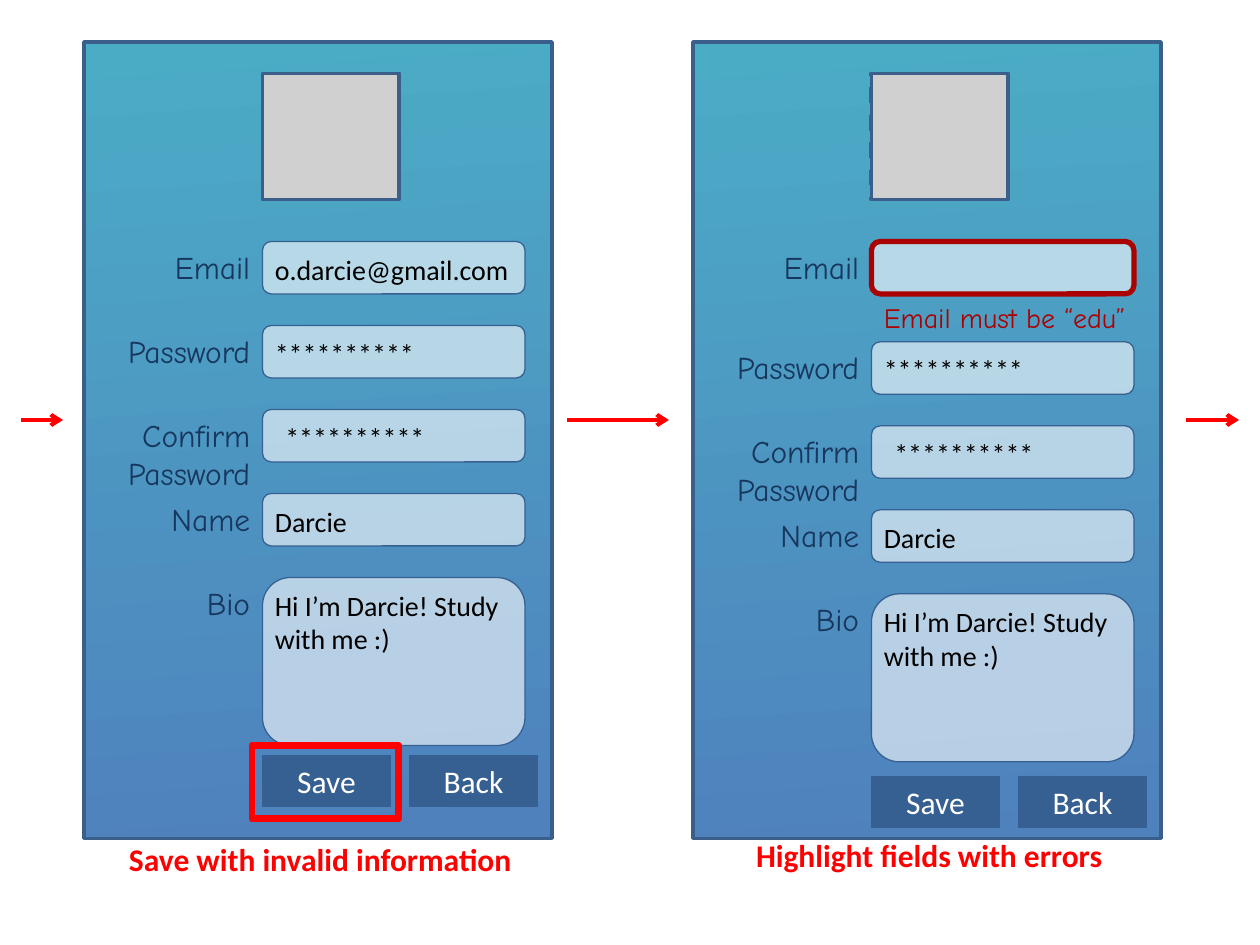
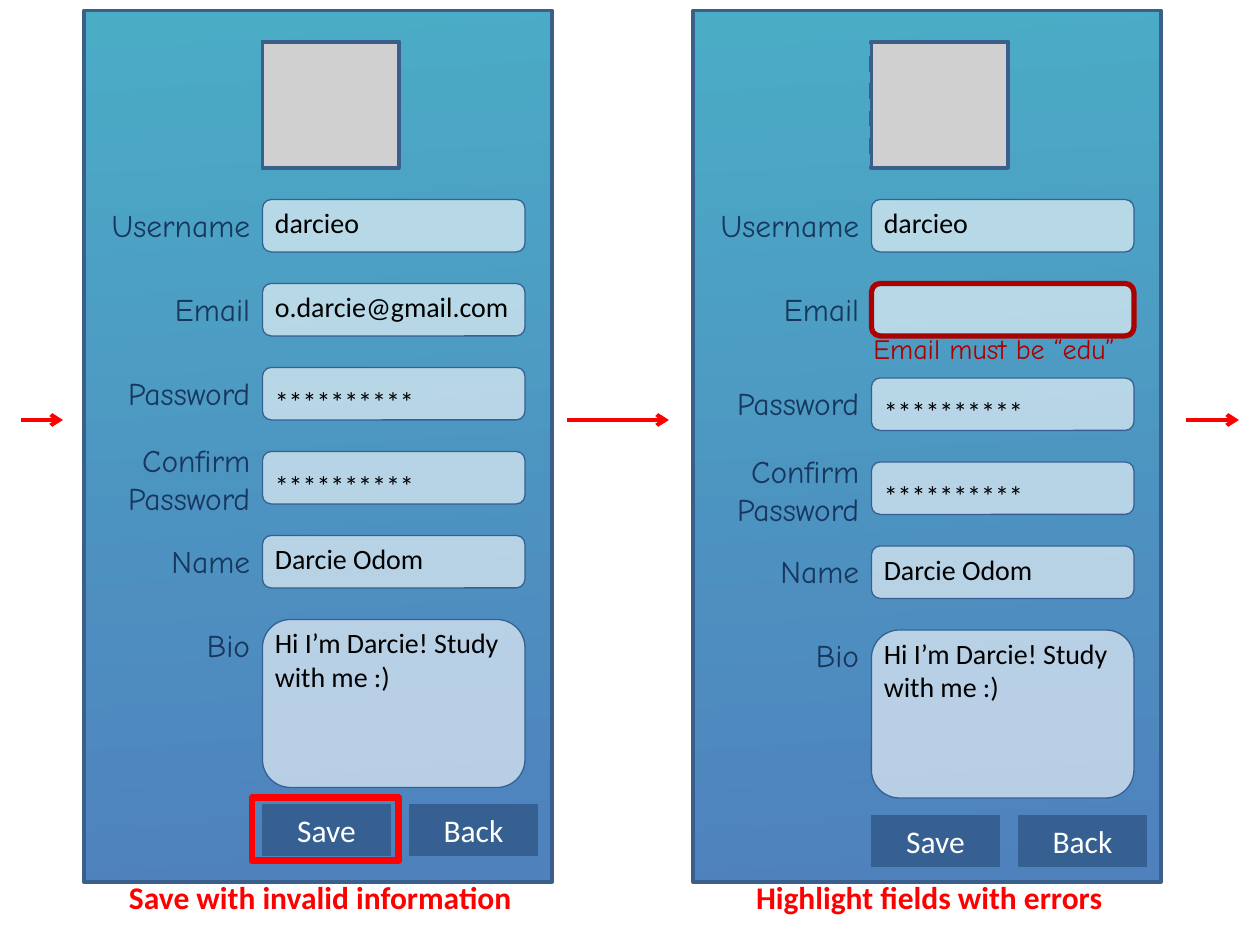
Before and after one commit to Cjreynol-zz/Study-Bear, a slide deck: slide 2 of docs/mock-ups/Mock-ups.pptx. Drawn at 1260x945 pixels with LibreOffice and Linux fonts; fonts in the diff are those of the drawing; grey boxes stand for pictures. Boxes give left, top, right and bottom in pixels: in the first picture for what was removed or moved away, otherwise in the second. Text is boxed around its words. In the diff, an @@ line names an element or a change of style, - is before the commit and + after.

```diff
--- a/docs/mock-ups/Mock-ups.pptx
+++ b/docs/mock-ups/Mock-ups.pptx
@@ rectangle: place and size @@
-rectangle at [84,42,553,838]
+rectangle at [84,10,553,882]
@@ rectangle: place and size @@
-rectangle at [693,42,1162,838]
+rectangle at [693,10,1162,882]
@@ 2 pictures, 2 rectangles: place and size @@
-2 pictures, 2 rectangles at [262,73,1008,199]
+2 pictures, 2 rectangles at [262,42,1008,168]
@@ rounded rectangle added at [262,199,524,252], fill #FFFFFF at 60% opacity, outline #376092 0.75 pt @@
@@ rounded rectangle added at [872,199,1134,252], fill #FFFFFF at 60% opacity, outline #376092 0.75 pt @@
@@ text added at [112,216,251,237], 18 pt, text #17375E @@
+Username
@@ text added at [275,213,359,234], 16 pt, text #000000 @@
+darcieo
@@ text added at [721,216,860,237], 18 pt, text #17375E @@
+Username
@@ text added at [884,213,968,233], 16 pt, text #000000 @@
+darcieo
@@ text "Email must be “edu”" rewrapped from [884,308,1125,329] to [873,335,1115,360] @@
@@ rounded rectangle: place and size @@
-rounded rectangle at [262,410,524,462]
+rounded rectangle at [262,368,524,421]
@@ text "**********": place and size @@
-text "**********" at [273,415,525,461]
+text "**********" at [262,378,514,425]
@@ 7 texts, 3 rounded rectangles, 2 rectangles: place and size @@
-7 texts, 3 rounded rectangles, 2 rectangles at [129,242,1147,872]
+7 texts, 3 rounded rectangles, 2 rectangles at [129,284,1147,910]
@@ text "Confirm": place and size @@
-text "Confirm" at [128,425,250,485]
+text "Confirm" at [128,450,250,510]
@@ text "Confirm": place and size @@
-text "Confirm" at [737,441,859,501]
+text "Confirm" at [737,461,859,521]
@@ rounded rectangle: place and size @@
-rounded rectangle at [262,325,524,378]
+rounded rectangle at [262,451,524,504]
@@ text "**********": place and size @@
-text "**********" at [262,330,514,377]
+text "**********" at [262,462,514,509]
@@ 4 rounded rectangles, 3 texts: place and size @@
-4 rounded rectangles, 3 texts at [737,341,1134,761]
+4 rounded rectangles, 3 texts at [737,378,1134,798]
@@ text "**********": place and size @@
-text "**********" at [882,431,1134,478]
+text "**********" at [872,472,1124,519]
@@ text at [275,549,423,569]: text changed @@
-Darcie
+Darcie Odom
@@ text at [884,560,1032,580]: text changed @@
-Darcie
+Darcie Odom
@@ 2 texts, 1 rounded rectangle: place and size @@
-2 texts, 1 rounded rectangle at [128,341,524,745]
+2 texts, 1 rounded rectangle at [128,383,524,788]
@@ text "Hi I’m Darcie! Study with ...": place and size @@
-text "Hi I’m Darcie! Study with ..." at [884,612,1107,666]
+text "Hi I’m Darcie! Study with ..." at [884,644,1107,697]
@@ rectangle: place and size @@
-rectangle at [252,746,399,819]
+rectangle at [252,798,399,861]
@@ rectangle "Save": place and size @@
-rectangle "Save" at [262,756,391,806]
+rectangle "Save" at [262,805,391,856]
@@ rectangle "Back": place and size @@
-rectangle "Back" at [410,756,538,806]
+rectangle "Back" at [410,805,538,856]
@@ text "Highlight fields with errors" rewrapped from [756,845,1102,873] to [756,882,1102,915] @@
```
Also in this commit, not shown: 11 other slides changed.
